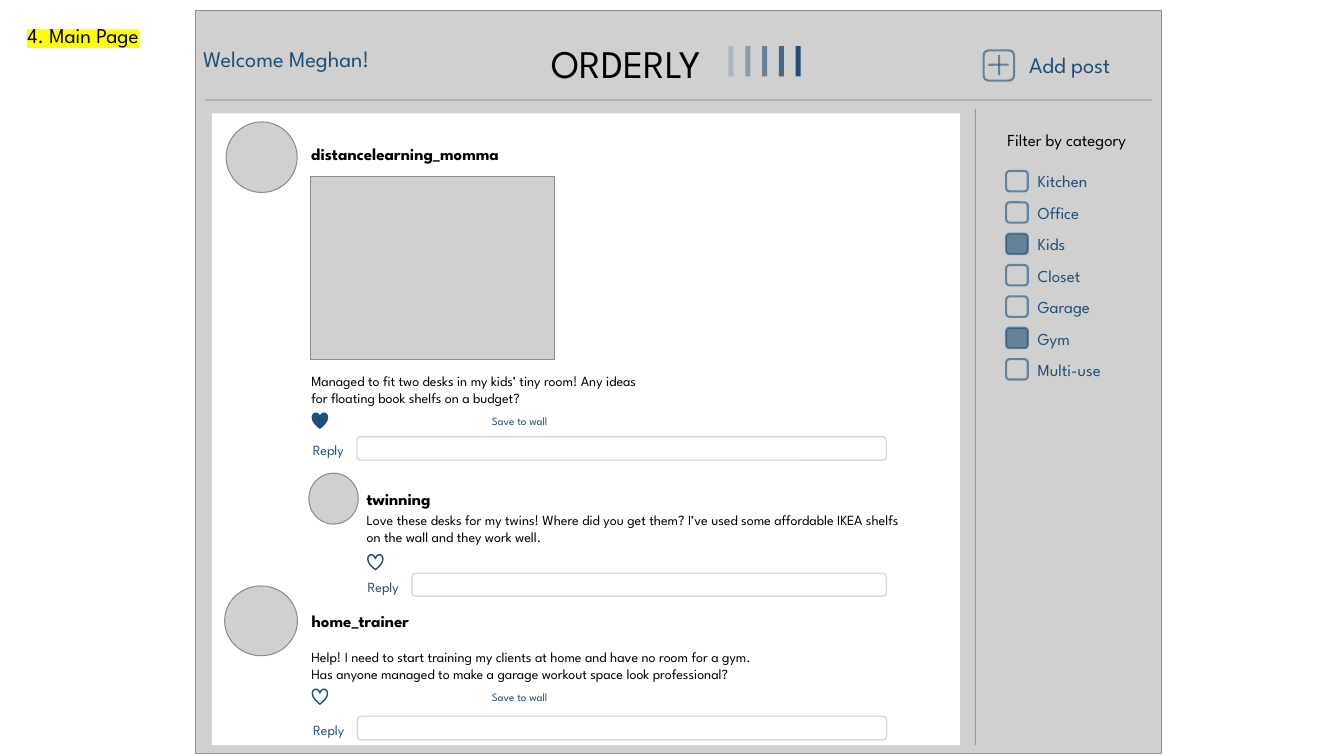
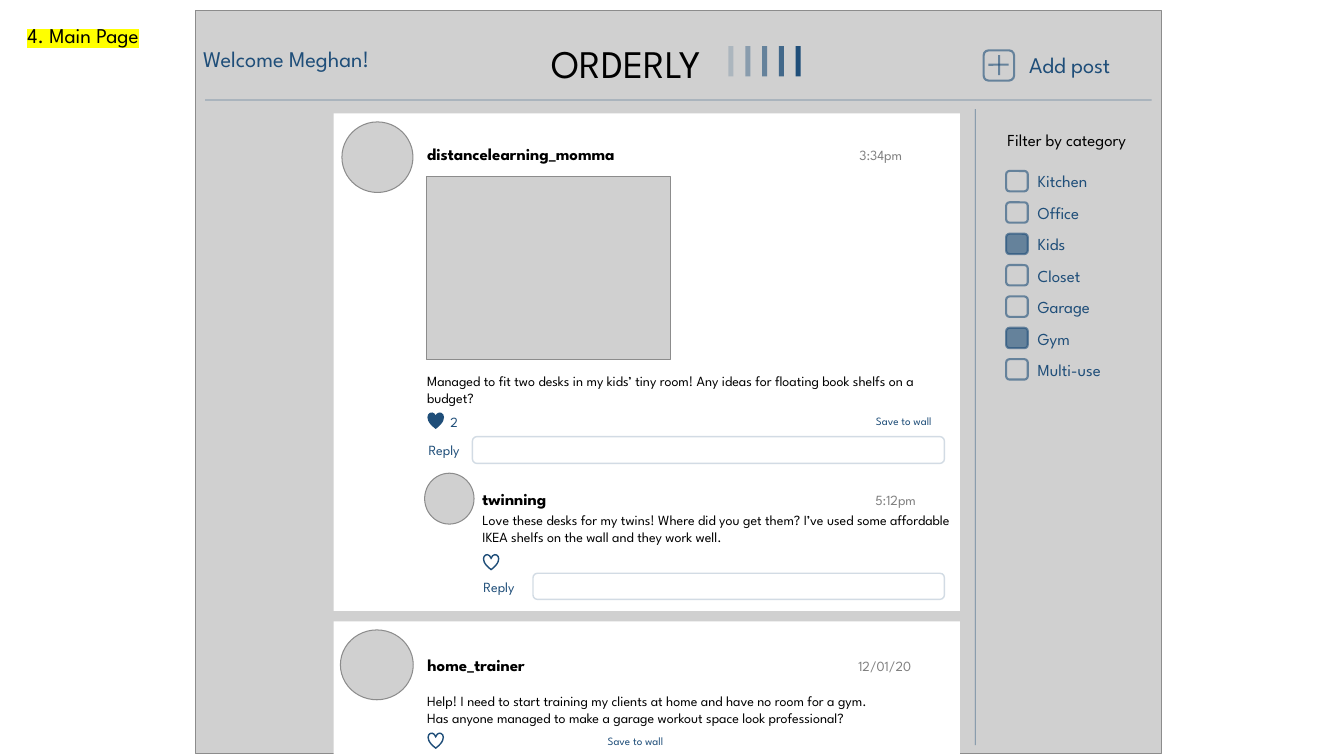
Before and after one commit to Dec2020PandA/Julia_Kennard_Solo_Project, a slide deck: slide 4 of Orderly.pptx. Drawn at 1344x756 pixels with LibreOffice and Linux fonts; fonts in the diff are those of the drawing; grey boxes stand for pictures. Boxes give left, top, right and bottom in pixels: in the first picture for what was removed or moved away, otherwise in the second. Text is boxed around its words. In the diff, an @@ line names an element or a change of style, - is before the commit and + after.

```diff
--- a/Orderly.pptx
+++ b/Orderly.pptx
@@ rectangle: place and size @@
-rectangle at bbox=[212, 113, 960, 745]
+rectangle at bbox=[334, 113, 960, 611]
@@ text at bbox=[427, 148, 902, 164]: text changed @@
-distancelearning_momma
+distancelearning_momma 3:34pm
@@ text at bbox=[427, 376, 913, 406]: text changed @@
-Managed to fit two desks in my kids’ tiny room! Any ideas
-for floating book shelfs on a budget?
+Managed to fit two desks in my kids’ tiny room! Any ideas for floating book shelfs on a budget?
@@ text added at bbox=[450, 417, 458, 427], 10 pt, text #1F4E79 @@
+2
@@ text "Save to wall": place and size @@
-text "Save to wall" at bbox=[492, 417, 547, 425]
+text "Save to wall" at bbox=[876, 417, 931, 425]
@@ rounded rectangle: place and size @@
-rounded rectangle at bbox=[357, 437, 886, 460]
+rounded rectangle at bbox=[473, 437, 945, 464]
@@ text "Love these desks for my ..." rewrapped from bbox=[367, 515, 898, 545] to bbox=[482, 515, 949, 545] @@
@@ text at bbox=[482, 494, 916, 509]: text changed @@
-twinning
+twinning 5:12pm
@@ 3 pictures, 2 texts, 2 hearts: place and size @@
-3 pictures, 2 texts, 2 hearts at bbox=[226, 122, 555, 595]
+3 pictures, 2 texts, 2 hearts at bbox=[342, 122, 670, 595]
@@ rounded rectangle: place and size @@
-rounded rectangle at bbox=[412, 574, 887, 597]
+rounded rectangle at bbox=[533, 574, 945, 600]
@@ rectangle added at bbox=[334, 622, 960, 755], fill #FFFFFF @@
@@ text at bbox=[427, 659, 911, 673]: text changed @@
-home_trainer
+home_trainer 12/01/20
@@ text "Help! I need to start ...": place and size @@
-text "Help! I need to start ..." at bbox=[311, 652, 751, 682]
+text "Help! I need to start ..." at bbox=[427, 696, 867, 726]
@@ rounded rectangle removed at bbox=[358, 717, 887, 740] @@
@@ text removed at bbox=[313, 725, 344, 738] @@
-Reply
@@ 1 picture, 1 text, 1 heart: place and size @@
-1 picture, 1 text, 1 heart at bbox=[225, 586, 547, 705]
+1 picture, 1 text, 1 heart at bbox=[341, 630, 663, 748]
```
Also in this commit, not shown: 2 other slides changed, 4 slides added, 2 other files.
